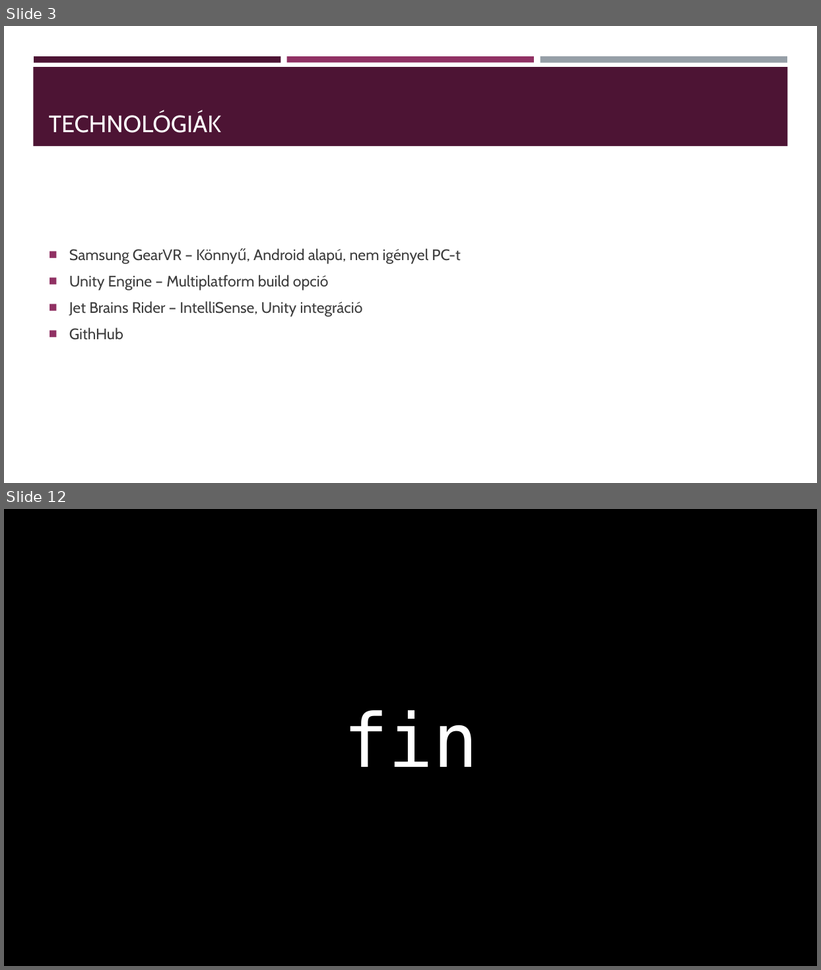
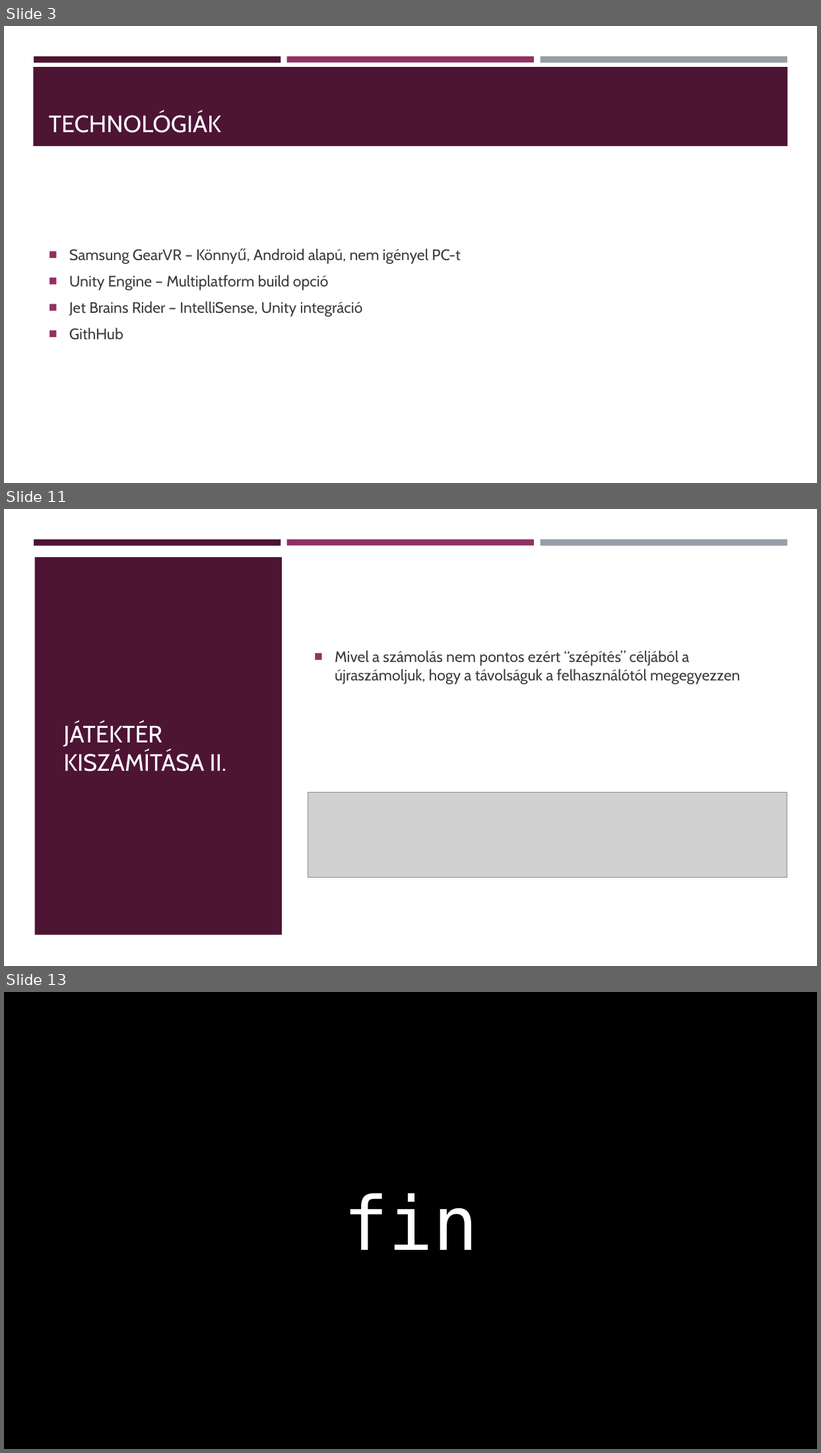
Before and after one commit to KihiraLove/Szakdoga, a slide deck: Documents/VR játék fejlesztés Rehabilitációs célra.pptx. Shown one above the other, each under a label of ours: slides 3 and 12 before the commit, slides 3, 11 and 13 after it; the slides between them are not shown. The pictures are 821x970 and 821x1453 pixels, drawn with LibreOffice and Linux fonts; fonts in the diff are those of the drawing; grey boxes stand for pictures. Boxes give left, top, right and bottom in pixels: in the first picture for what was removed or moved away, otherwise in the second. Text is boxed around its words. In the diff, an @@ line names an element or a change of style, - is before the commit and + after.

```diff
--- a/Documents/VR játék fejlesztés Rehabilitációs célra.pptx
+++ b/Documents/VR játék fejlesztés Rehabilitációs célra.pptx
@@ slide 11 added at <box>4,509,817,966</box>, background #FFFFFF @@
@@ rectangle added at <box>4,509,817,966</box>, fill #FFFFFF @@
@@ rectangle added at <box>34,539,281,545</box>, fill #4D1434 @@
@@ rectangle added at <box>287,539,534,545</box>, fill #903163 @@
@@ rectangle added at <box>540,539,787,546</box>, fill #969FA7 @@
@@ rectangle added at <box>34,557,282,935</box>, fill #4D1434 @@
@@ text added at <box>335,650,740,685</box>, 18 pt, text #3D3D3D @@
+■ Mivel a számolás nem pontos ezért “szépítés” céljából a újraszámoljuk, hogy a távolságuk a felhasználótól megegyezzen
@@ title added at <box>63,722,227,772</box>, 28 pt, text #FFFFFF @@
+JÁTÉKTÉR KISZÁMÍTÁSA II.
@@ picture added at <box>308,793,788,877</box> @@
@@ what was slide 12 is now slide 13 @@
```
Also in this commit, not shown: 6 slides changed, 4 other slides added, 4 slides removed, 2 other files.
